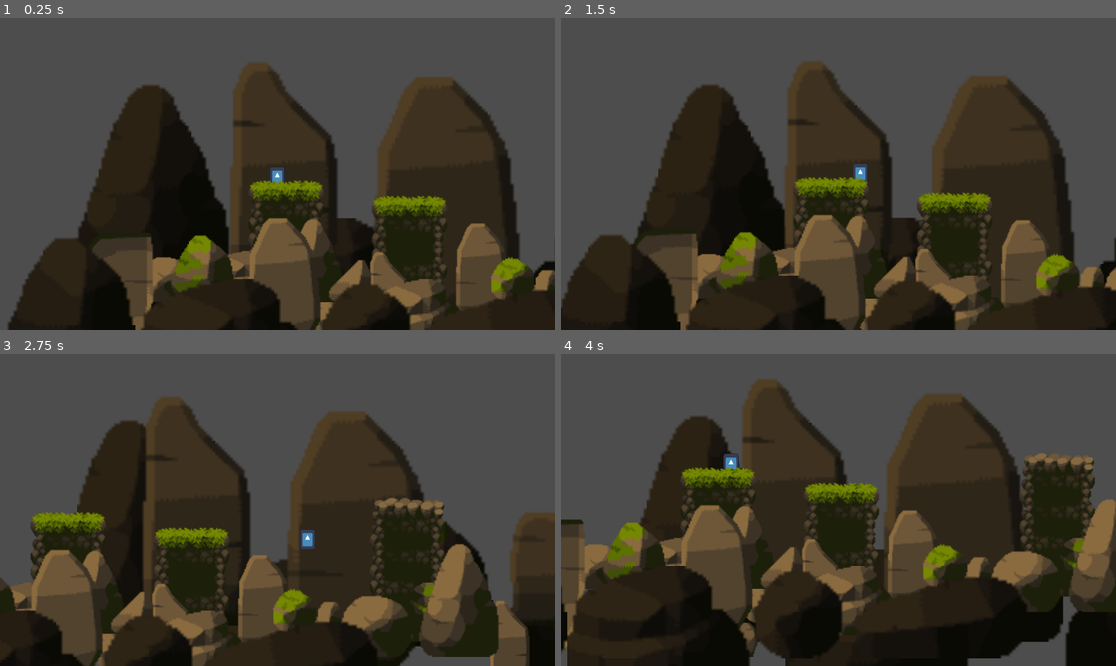
Above: before the commit, frames 1-4 (two rows, left to right).
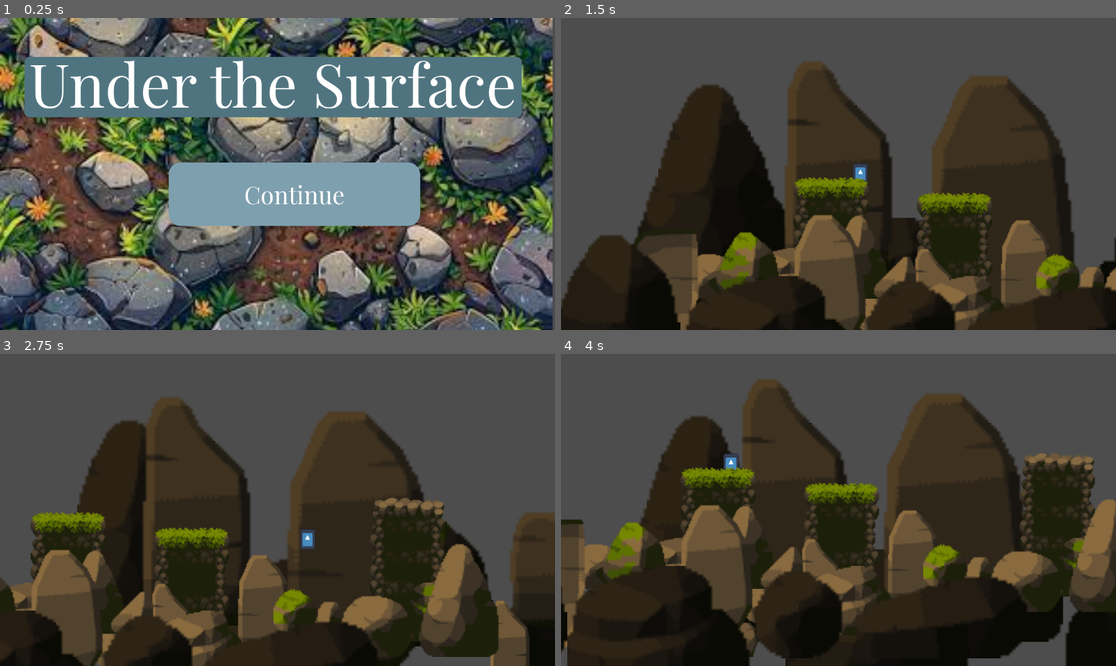
Above: after the commit, the same moments.

Repository: Willgob/Campfire-Game
Game: Godot game, scene res://Scenes/Start.tscn
Two runs of this game, one before a commit and one after it. Both use one fixed random seed, a clock stepped at 60 frames per second and the inputs below. Before the commit the project starts from res://Scenes/level_1.tscn. The engine's default icon, where the game draws it, is replaced by a stand-in: a white triangle on a blue panel in a dark square.
Inputs (mouse positions are in pixels of both pictures, inside the frame that each line leads up to):
- Up to frame 1 (0.25 s): no input
- Up to frame 2 (1.5 s): click (855, 192) at 0.5 s, where only the run after the commit has a clickable "Continue"; hold D (move_right) from 1.28 s (still down); tap L (move_dash) at 1.35 s
- Up to frame 3 (2.75 s): keep holding D (move_right); tap W (move_jump) at 1.52, 2.27 s; tap L (move_dash) at 2.1 s
- Up to frame 4 (4 s): release D (move_right) at 2.78 s; hold A (move_left) 2.78-3.53 s; tap L (move_dash) at 2.85, 3.6 s; hold D (move_right) from 3.53 s (still down); tap W (move_jump) at 3.77 s

The runs differ from the first frame. In frame 1, 91% of the frame differs, in the area x 0-100%, y 0-100%; in frame 2, less than 0.1%; in frame 3, less than 0.1%; in frame 4, nothing differs.

Commit message:
added main starting screen

Diff:
--- /dev/null
+++ b/underthesurface/Scenes/Start.tscn
@@ -0,0 +1,93 @@
+[gd_scene load_steps=9 format=3 uid="uid://ylyx13uie0fx"]
+
+[ext_resource type="Script" uid="uid://detfxpipefuon" path="res://Scenes/start.gd" id="1_nt0jr"]
+[ext_resource type="FontFile" uid="uid://vouwtmcnt61f" path="res://PlayfairDisplay-VariableFont_wght.ttf" id="1_og4jd"]
+[ext_resource type="Texture2D" uid="uid://dl8uvoiai52xp" path="res://titlebackground.jpg" id="3_y4ycm"]
+
+[sub_resource type="StyleBoxFlat" id="StyleBoxFlat_y4ycm"]
+bg_color = Color(0.49578434, 0.62335366, 0.6803852, 1)
+corner_radius_top_left = 25
+corner_radius_top_right = 25
+corner_radius_bottom_right = 25
+corner_radius_bottom_left = 25
+
+[sub_resource type="StyleBoxFlat" id="StyleBoxFlat_lmkek"]
+bg_color = Color(0.7232436, 0.8142523, 0.85364485, 1)
+corner_radius_top_left = 20
+corner_radius_top_right = 20
+corner_radius_bottom_right = 20
+corner_radius_bottom_left = 20
+
+[sub_resource type="StyleBoxFlat" id="StyleBoxFlat_37b1d"]
+bg_color = Color(0.5707854, 0.69367546, 0.7484826, 1)
+corner_radius_top_left = 20
+corner_radius_top_right = 20
+corner_radius_bottom_right = 20
+corner_radius_bottom_left = 20
+
+[sub_resource type="Theme" id="Theme_1lxxj"]
+
+[sub_resource type="StyleBoxFlat" id="StyleBoxFlat_1lxxj"]
+bg_color = Color(0.3143475, 0.45314598, 0.496206, 1)
+corner_radius_top_left = 10
+corner_radius_top_right = 10
+corner_radius_bottom_right = 10
+corner_radius_bottom_left = 10
+
+[node name="Control" type="Control"]
+layout_mode = 3
+anchors_preset = 15
+anchor_right = 1.0
+anchor_bottom = 1.0
+grow_horizontal = 2
+grow_vertical = 2
+script = ExtResource("1_nt0jr")
+
+[node name="Label" type="Label" parent="."]
+layout_mode = 1
+anchors_preset = -1
+anchor_right = 0.035
+anchor_bottom = 0.034
+offset_left = 60.0
+offset_top = 50.0
+offset_right = 1031.68
+offset_bottom = 195.968
+theme_override_colors/font_color = Color(1, 1, 1, 1)
+theme_override_colors/font_shadow_color = Color(0.4399255, 0.59302324, 0.63223034, 0)
+theme_override_fonts/font = ExtResource("1_og4jd")
+theme_override_font_sizes/font_size = 125
+text = "Under the Surface"
+
+[node name="Button" type="Button" parent="."]
+layout_mode = 0
+offset_left = 350.0
+offset_top = 300.0
+offset_right = 872.0
+offset_bottom = 432.0
+theme_override_colors/font_color = Color(1, 1, 1, 1)
+theme_override_fonts/font = ExtResource("1_og4jd")
+theme_override_font_sizes/font_size = 50
+theme_override_styles/normal = SubResource("StyleBoxFlat_y4ycm")
+theme_override_styles/pressed = SubResource("StyleBoxFlat_lmkek")
+theme_override_styles/hover = SubResource("StyleBoxFlat_37b1d")
+text = "Continue"
+
+[node name="TextureRect" type="TextureRect" parent="."]
+z_index = -3
+layout_mode = 0
+offset_right = 1147.0
+offset_bottom = 650.0
+mouse_filter = 2
+theme = SubResource("Theme_1lxxj")
+texture = ExtResource("3_y4ycm")
+
+[node name="Panel" type="Panel" parent="."]
+z_index = -1
+layout_mode = 0
+offset_left = 51.0
+offset_top = 81.0
+offset_right = 1083.0
+offset_bottom = 206.0
+theme_override_styles/panel = SubResource("StyleBoxFlat_1lxxj")
+
+[connection signal="pressed" from="Button" to="." method="_on_button_continue_pressed"]
--- /dev/null
+++ b/underthesurface/Scenes/start.gd
@@ -0,0 +1,5 @@
+extends Control
+
+
+func _on_button_continue_pressed() -> void:
+	get_tree().change_scene_to_file("res://Scenes/level_1.tscn") # Replace with function body.
--- a/underthesurface/project.godot
+++ b/underthesurface/project.godot
@@ -11,8 +11,8 @@
 [application]
 
 config/name="underthesurface"
-run/main_scene="uid://uvfocqg4licr"
-config/features=PackedStringArray("4.4", "Forward Plus")
+run/main_scene="uid://ylyx13uie0fx"
+config/features=PackedStringArray("4.5", "Forward Plus")
 config/icon="res://icon.svg"
 
 [input]
Binary file added: underthesurface/PlayfairDisplay-VariableFont_wght.ttf
Not shown, added: underthesurface/PlayfairDisplay-VariableFont_wght.ttf.import
Not shown, added: underthesurface/Scenes/start.gd.uid
Not shown, changed: underthesurface/Tileset - High Forest/Assets/Buildings.png.import
Not shown, changed: underthesurface/Tileset - High Forest/Assets/Hive.png.import
Not shown, changed: underthesurface/Tileset - High Forest/Assets/Interior-01.png.import
Not shown, changed: underthesurface/Tileset - High Forest/Assets/Props-Rocks.png.import
Not shown, changed: underthesurface/Tileset - High Forest/Assets/Tiles.png.import
Not shown, changed: underthesurface/Tileset - High Forest/Assets/Tree-Assets.png.import
Not shown, changed: underthesurface/Tileset - High Forest/Background/Background.png.import
Not shown, changed: underthesurface/Tileset - High Forest/Character/Attack-01/Attack-01-Sheet.png.import
Not shown, changed: underthesurface/Tileset - High Forest/Character/Dead/Dead-Sheet.png.import
(and 35 more such lines)
